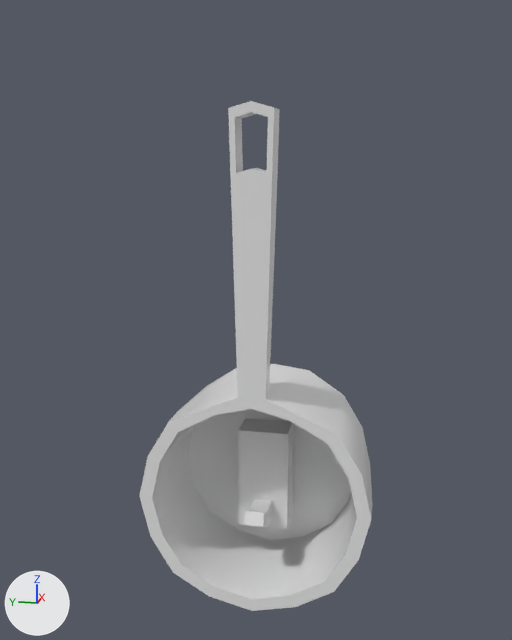
Before and after pictures for a commit that changed the FBX model Assets/3D Assets/Final Deliverable/WallDecorations/pot.fbx.
The view is the same before and after, from a 50 mm lens placed at (-0.439, -0.081, 0.217), pointed at (-0.014, 0.004, 0.111). The lights are fixed; the arrows at lower left show +X, +Y and +Z. Where no turn or scale is listed for an object, it has been applied to the vertices.

The scene before the commit, as lines of its bpy script (objects in view):
```python
me_mesh = bpy.data.meshes.new('Mesh')
me_mesh.from_pydata(...)  # 122 vertices, 122 faces; spans x -0.048..0.03, y -0.073..0.073, z -0.073..0.24
me_mesh.materials.append(mat_walldecormat)  # white #e7e7e7
me_mesh_001 = bpy.data.meshes.new('Mesh.001')
me_mesh_001.from_pydata(...)  # 20 vertices, 17 faces; spans x -0.0417..0.0111, y -0.0167..0.0167, z -0.0343..0.0343
me_mesh_001.materials.append(mat_walldecormat)  # white #e7e7e7
ob_hook = bpy.data.objects.new('hook', me_mesh_001)
ob_hook.location = (0.0, 0.0, 0.0)
ob_pot = bpy.data.objects.new('pot', me_mesh)
ob_pot.location = (0.0, 0.0, 0.0)
```
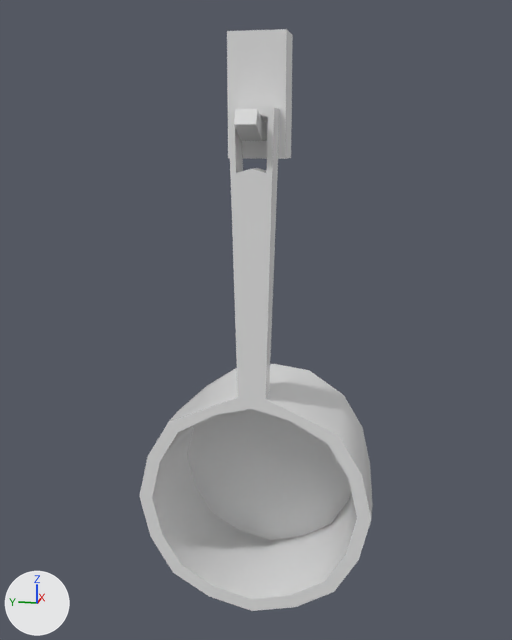
The newer file is also turned or shifted as a whole; pictures and numbers use the older file's frame.

Boxes [x1, y1, x2, y2] around the edits, measured in the pictures (512 x 640 px):
'hook', mesh moved
    before: [238, 418, 293, 529]
    after: [227, 29, 293, 159]

What the commit changed:
me_mesh_001 has 20 vertices, 17 faces and spans x -0.0417..0.0111, y -0.0167..0.0167, z -0.0343..0.0343.
me_mesh_001 is used by ob_hook; location (0.0, 0.0, 0.0).
me_mesh_001 part 1: the whole mesh is moved by (-0.0196, 0.0006, 0.2441).
